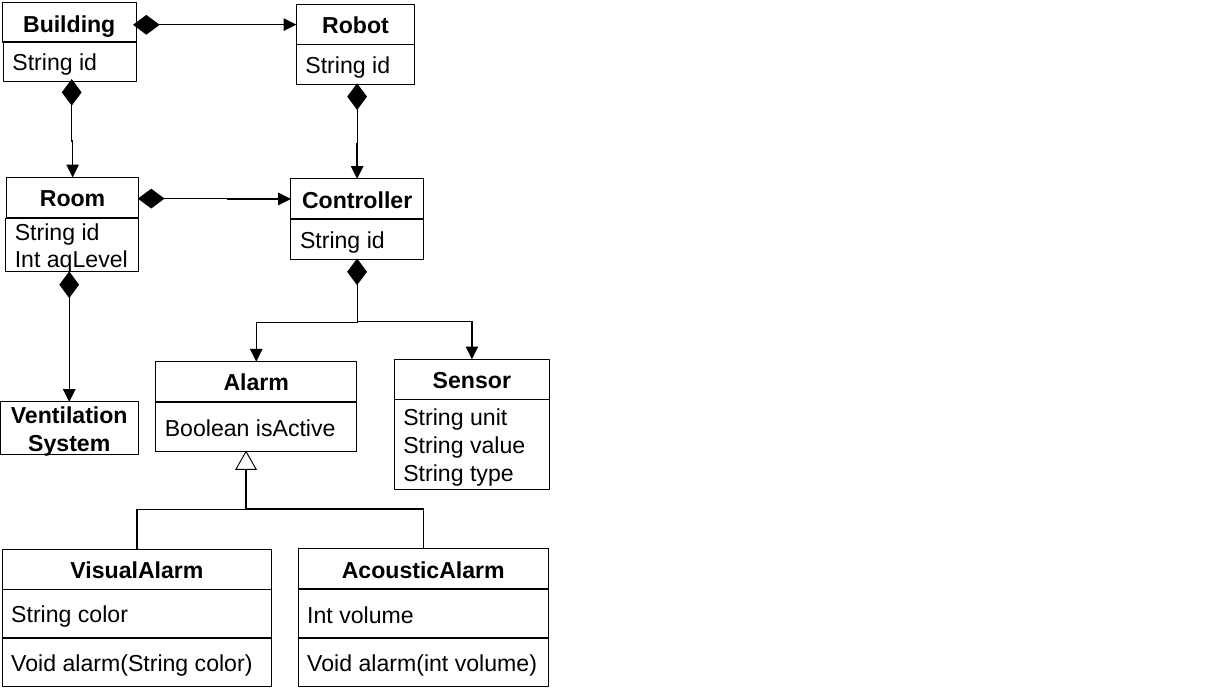
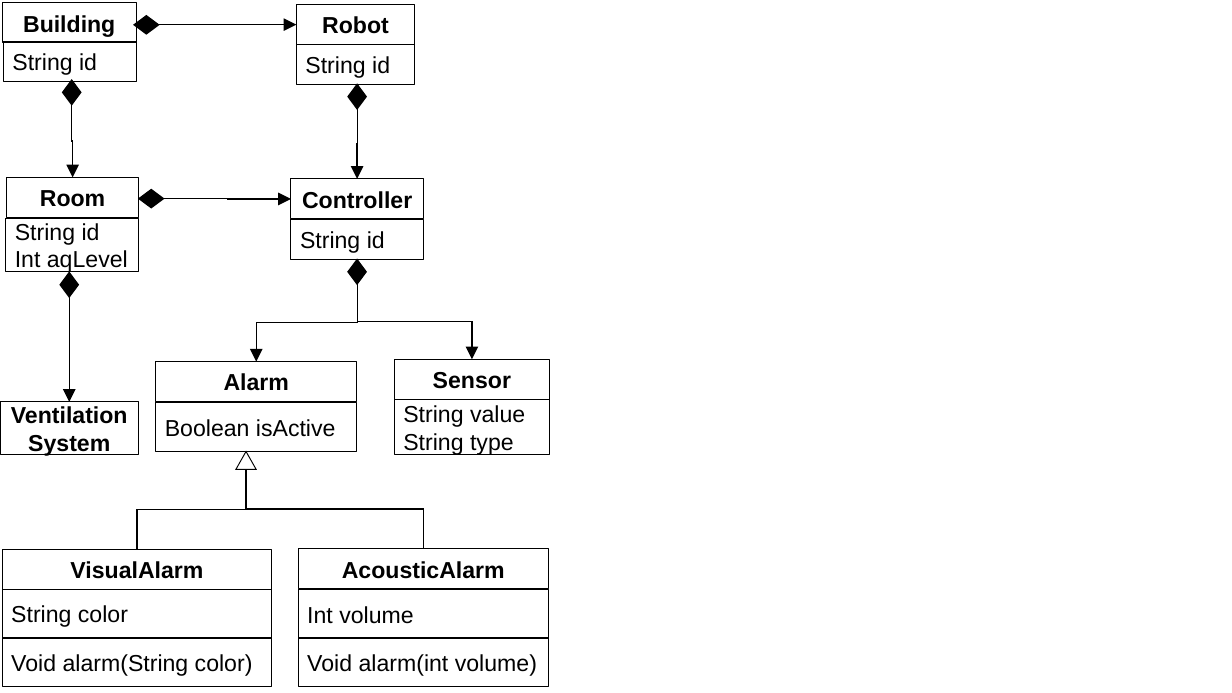
Before and after one commit to derlehner/dt_language_comparison, a slide deck: slide 9 of Figures.pptx (slide 8 before the commit). Drawn at 1232x693 pixels with LibreOffice and Linux fonts; fonts in the diff are those of the drawing. Boxes give left, top, right and bottom in pixels: in the first picture for what was removed or moved away, otherwise in the second. Text is boxed around its words. In the diff, an @@ line names an element or a change of style, - is before the commit and + after.

```diff
--- a/Figures.pptx
+++ b/Figures.pptx
@@ rectangle "String value": place and size @@
-rectangle "String value" at (395,399,550,490)
+rectangle "String value" at (395,399,550,455)
@@ text in rectangle at (403,408,507,430): paragraph removed @@
-String unit
```
Also in this commit, not shown: 1 slide added, 4 other files.
